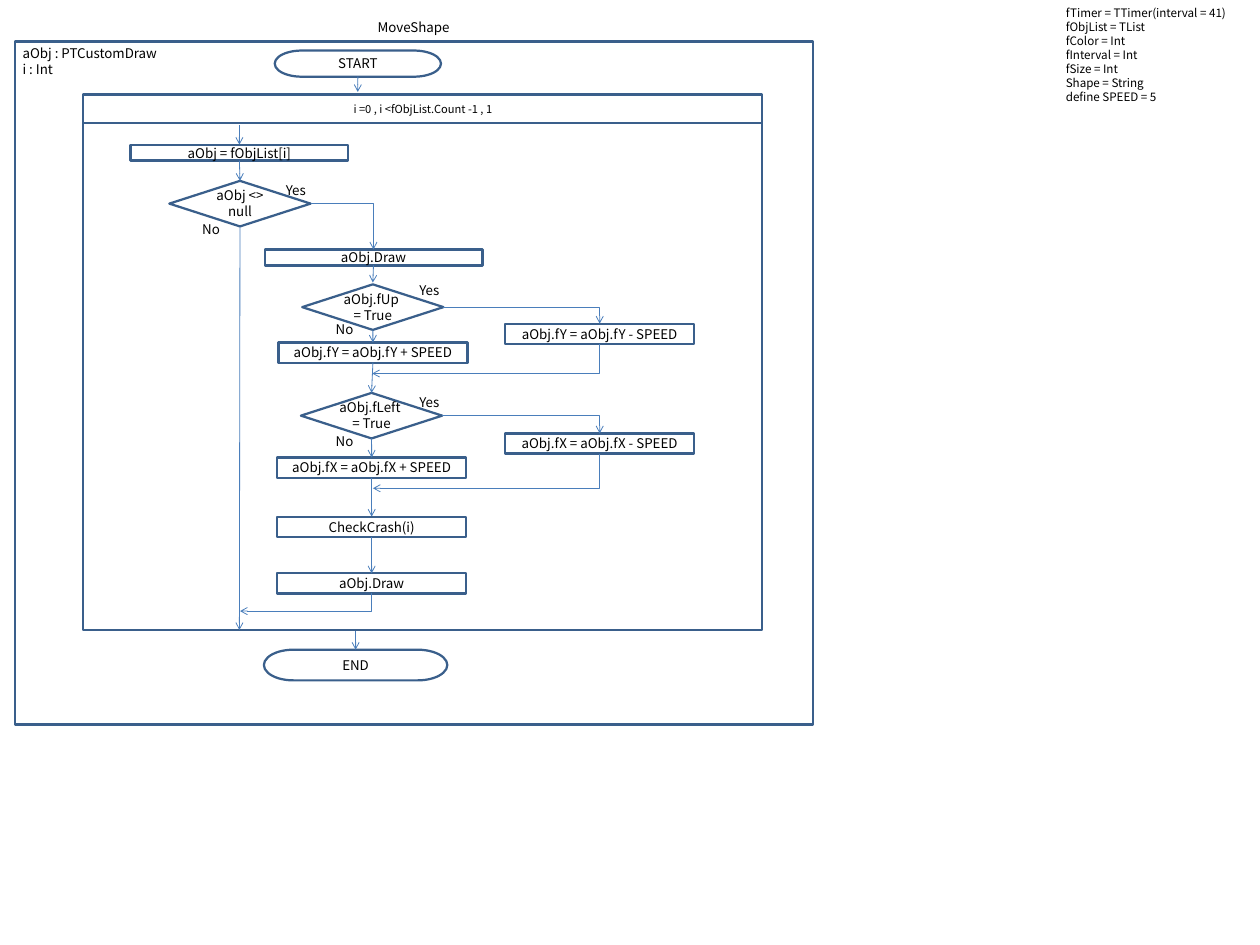
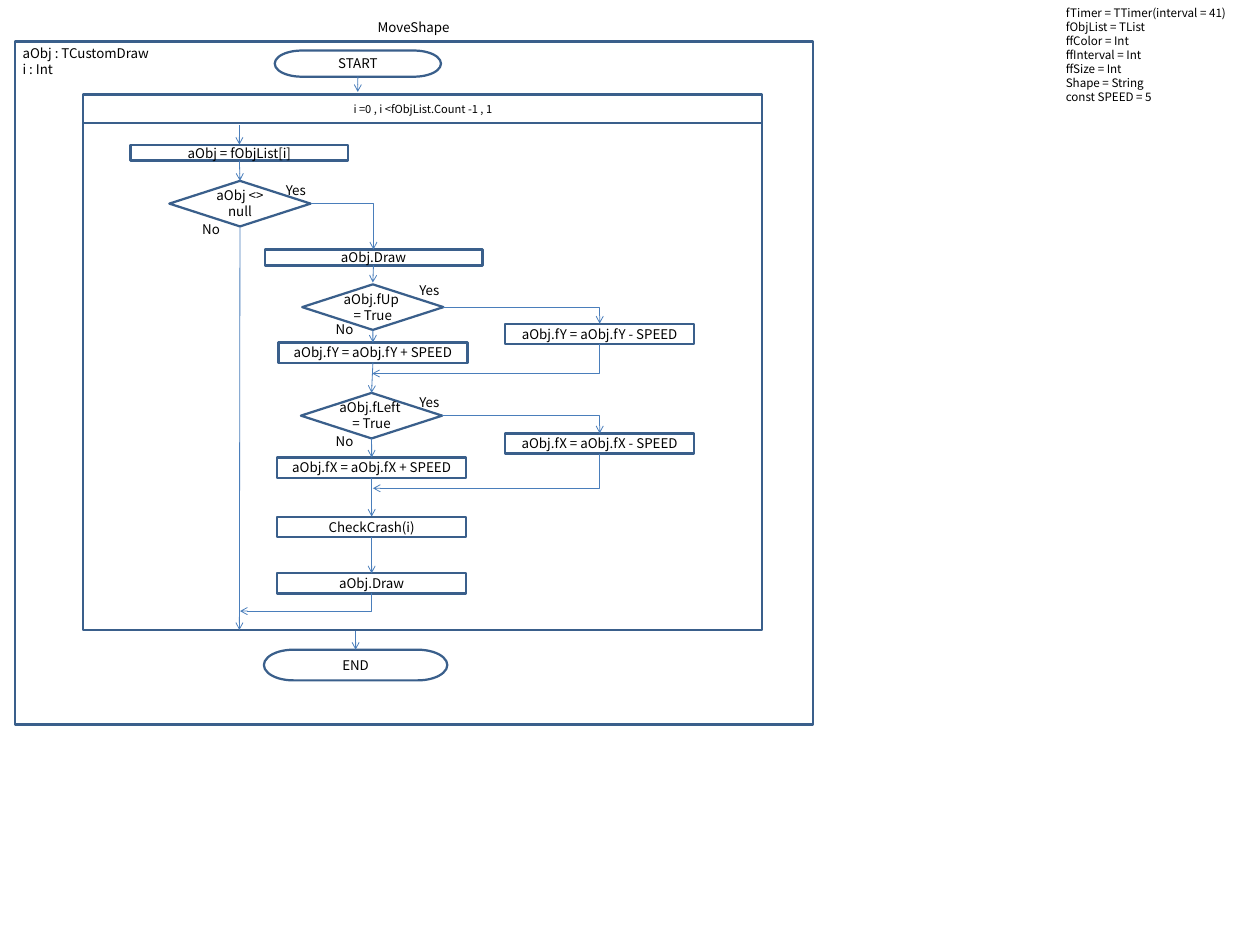
Before and after one commit to hyejoonjung/StudyDelphi, a slide deck: slide 3 of 0207DrawAndMoving_Design2/DrawAndMoving_Design2.pptx. Drawn at 1260x945 pixels with LibreOffice and Linux fonts; fonts in the diff are those of the drawing. Boxes give left, top, right and bottom in pixels: in the first picture for what was removed or moved away, otherwise in the second. Text is boxed around its words. In the diff, an @@ line names an element or a change of style, - is before the commit and + after.

```diff
--- a/0207DrawAndMoving_Design2/DrawAndMoving_Design2.pptx
+++ b/0207DrawAndMoving_Design2/DrawAndMoving_Design2.pptx
@@ text at (23, 47, 148, 62): text changed @@
-aObj : PTCustomDraw
+aObj : TCustomDraw
@@ text at (1066, 33, 1141, 73): text changed @@
-fColor = Int
-fInterval = Int
-fSize = Int
+ffColor = Int
+ffInterval = Int
+ffSize = Int
@@ text at (1066, 89, 1151, 101): text changed @@
-define SPEED = 5
+const SPEED = 5
```
Also in this commit, not shown: 3 other slides changed, 57 other files.
